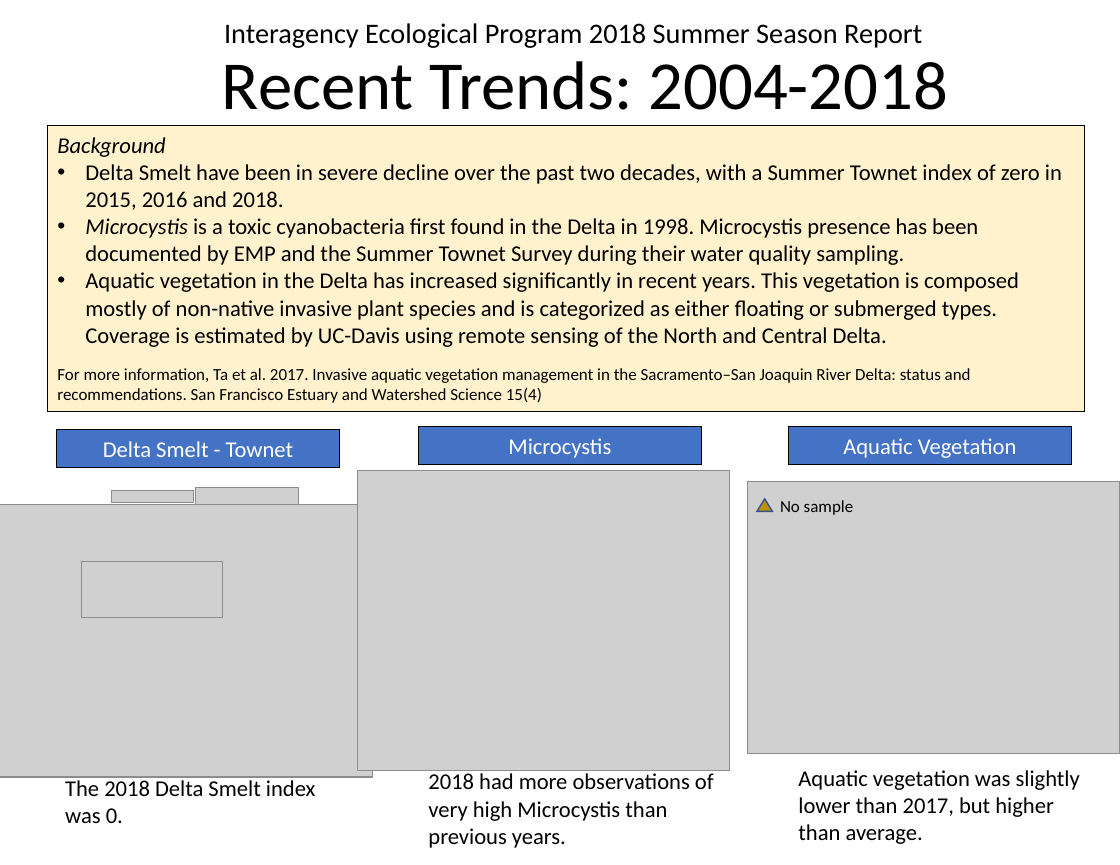
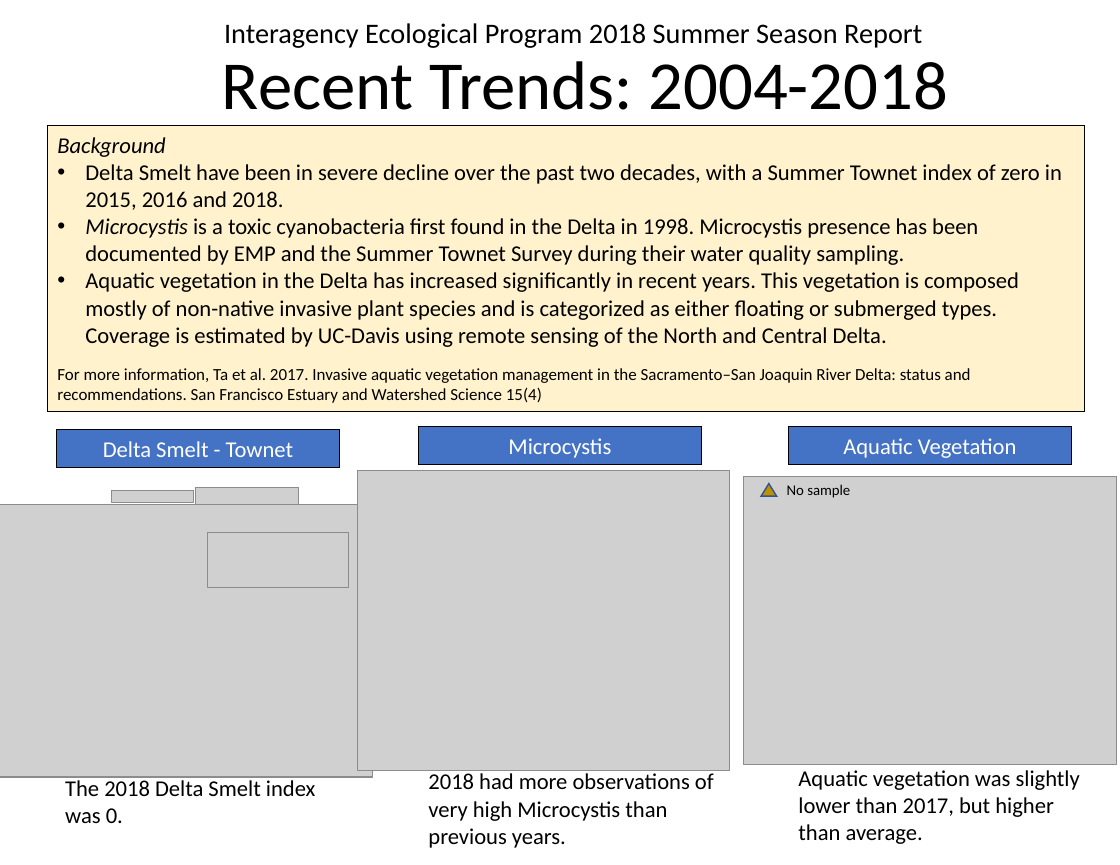
Before and after one commit to InteragencyEcologicalProgram/Status-and-Trends, a slide deck: slide 7 of summer_report/SeasonalMonitoring summer 2018 9MAR2020.pptx. Drawn at 1120x865 pixels with LibreOffice and Linux fonts; fonts in the diff are those of the drawing; grey boxes stand for pictures. Boxes give left, top, right and bottom in pixels: in the first picture for what was removed or moved away, otherwise in the second. Text is boxed around its words. In the diff, an @@ line names an element or a change of style, - is before the commit and + after.

```diff
--- a/summer_report/SeasonalMonitoring summer 2018 9MAR2020.pptx
+++ b/summer_report/SeasonalMonitoring summer 2018 9MAR2020.pptx
@@ picture: place and size @@
-picture at (747,482,1120,754)
+picture at (743,477,1116,765)
@@ text "No sample": place and size @@
-text "No sample" at (780,500,853,515)
+text "No sample" at (787,484,850,498)
@@ text "No sample" at (787,484,850,498): size 12 to 10.5 pt @@
@@ triangle: place and size @@
-triangle at (757,499,772,511)
+triangle at (762,484,777,496)
@@ picture: place and size @@
-picture at (81,562,222,618)
+picture at (208,533,348,589)
```
Also in this commit, not shown: 1 other slide changed, 17 other files.
